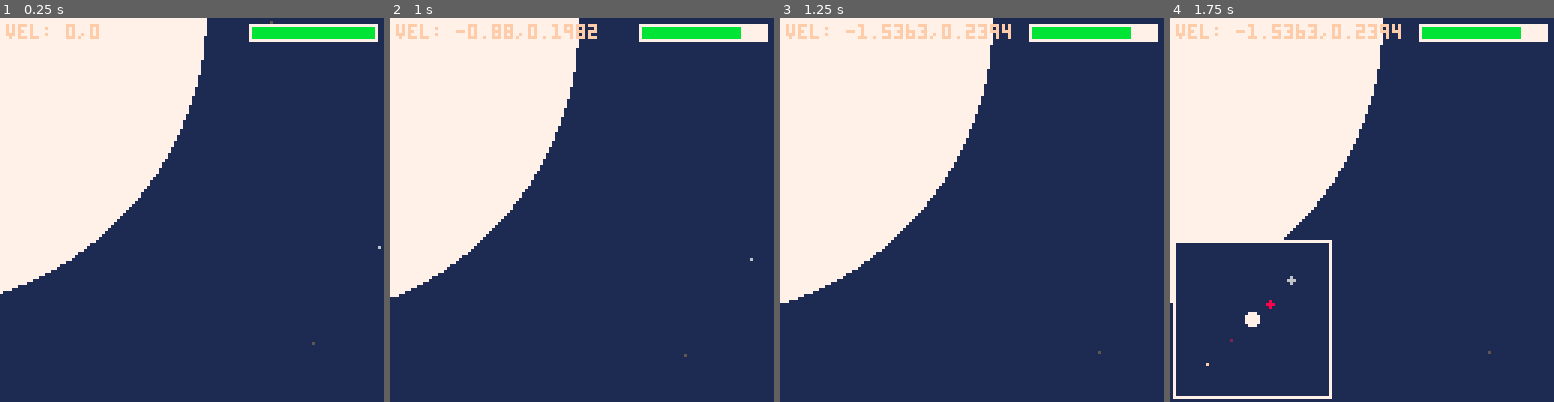
Above: before the commit, frames 1-4 (left to right).
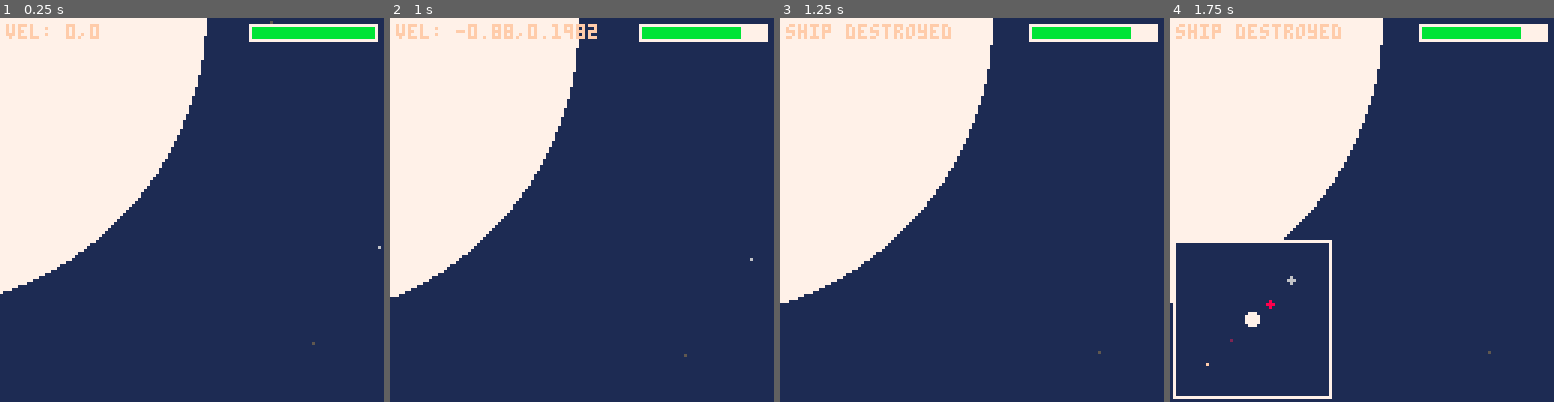
Above: after the commit, the same moments.

Repository: nucleartide/ludum-dare-39
Game: PICO-8 cartridge game.p8
Two runs of this game, one before a commit and one after it. Both use one fixed random seed, a clock stepped at 60 frames per second and the inputs below.
Inputs:
- Up to frame 1 (0.25 s): no input
- Up to frame 2 (1 s): tap X (X key) at 0.33 s; tap O (Z key) at 0.7 s
- Up to frame 3 (1.25 s): tap X (X key) at 1.07 s
- Up to frame 4 (1.75 s): hold Right from 1.6 s (still down); tap O (Z key) at 1.7 s

Frames 1-2 are identical in both runs. In frame 3, 0.8% of the frame differs, in the area x 1-61%, y 1-6%; in frame 4, 0.8%.

Commit message:
fix some stuff

Diff:
--- a/game.p8
+++ b/game.p8
@@ -399,11 +399,11 @@
     local m = flr(t * 2) % 2
     print("escape success", cam.x + 5, cam.y + 5, m + 9)
   else
-    print("vel: " .. player.vel_x .. ',' .. player.vel_y, cam.x + 2, cam.y + 2, 15)
-
---    if player.dead then
---      print("player is dead", cam.x + 2, cam.y + 2, 15)
---    end
+    if player.dead then
+      print("ship destroyed", cam.x + 2, cam.y + 2, 15)
+    else
+      print("vel: " .. player.vel_x .. ',' .. player.vel_y, cam.x + 2, cam.y + 2, 15)
+    end
 
 --    for p in all(planets) do
 --      if in_circle(p.x, p.y, p.r, player.x, player.y) then
